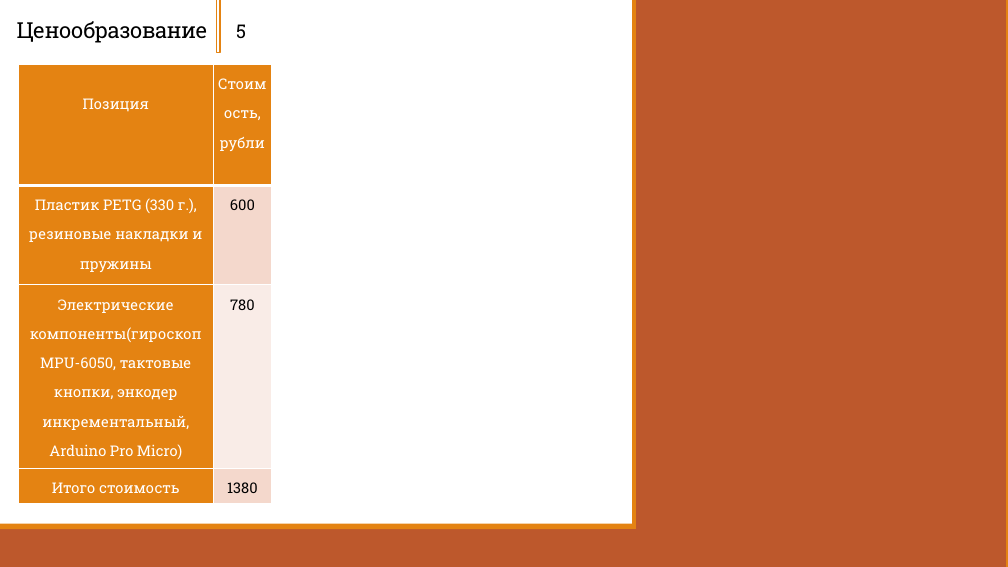
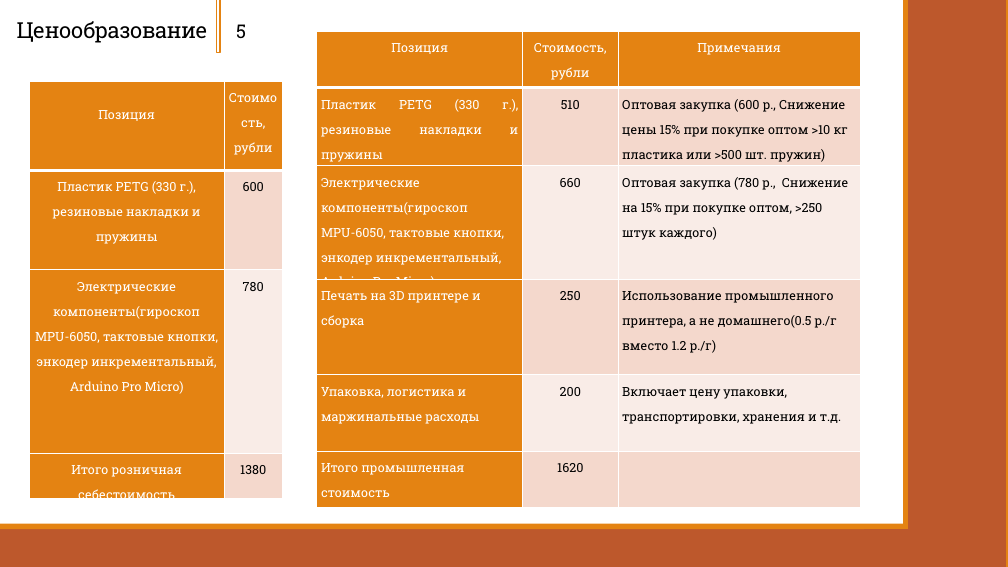
Before and after one commit to Zerocummer/Mmm-Yummers, a slide deck: slide 5 of Мышка для людей с ОВЗ/Документы/Презентация о манипуляторе.pptx. Drawn at 1008x567 pixels with LibreOffice and Linux fonts; fonts in the diff are those of the drawing. Boxes give left, top, right and bottom in pixels: in the first picture for what was removed or moved away, otherwise in the second. Text is boxed around its words. In the diff, an @@ line names an element or a change of style, - is before the commit and + after.

```diff
--- a/Мышка для людей с ОВЗ/Документы/Презентация о манипуляторе.pptx
+++ b/Мышка для людей с ОВЗ/Документы/Презентация о манипуляторе.pptx
@@ rectangle resized from (x1=634, y1=0, x2=1008, y2=567) to (x1=906, y1=0, x2=1008, y2=567) @@
@@ table added at (x1=317, y1=31, x2=861, y2=507), 6 rows, 3 columns @@
+Позиция | Стоимость, рубли | Примечания
+Пластик PETG (330 г.), резиновые накладки и пружины | 510 | Оптовая закупка (600 р., Снижение цены 15% при покупке оптом >10 кг пластика или >500 шт. пружин)
+Электрические компоненты(гироскоп MPU-6050, тактовые кнопки, энкодер инкрементальный, Arduino Pro Micro) | 660 | Оптовая закупка (780 р., Снижение на 15% при покупке оптом, >250 штук каждого)
+Печать на 3D принтере и сборка | 250 | Использование промышленного принтера, а не домашнего(0.5 р./г вместо 1.2 р./г)
+Упаковка, логистика и маржинальные расходы | 200 | Включает цену упаковки, транспортировки, хранения и т.д.
+Итого промышленная стоимость | 1620 | 
@@ table at (x1=29, y1=81, x2=283, y2=507) @@
-row 4, column 1: Итого стоимость
+row 4, column 1: Итого розничная себестоимость
@@ size 14 to 12 pt in "Позиция", "Стоимость, рубли", "Пластик PETG (330 г.), резиновые накладки и ...", "600" and 3 more places @@
@@ table resized from (x1=18, y1=64, x2=271, y2=504) to (x1=29, y1=81, x2=283, y2=507) @@
@@ rectangle moved from (x1=600, y1=530, x2=680, y2=567) to (x1=864, y1=530, x2=944, y2=567) @@
```
Also in this commit, not shown: 2 other slides changed.
